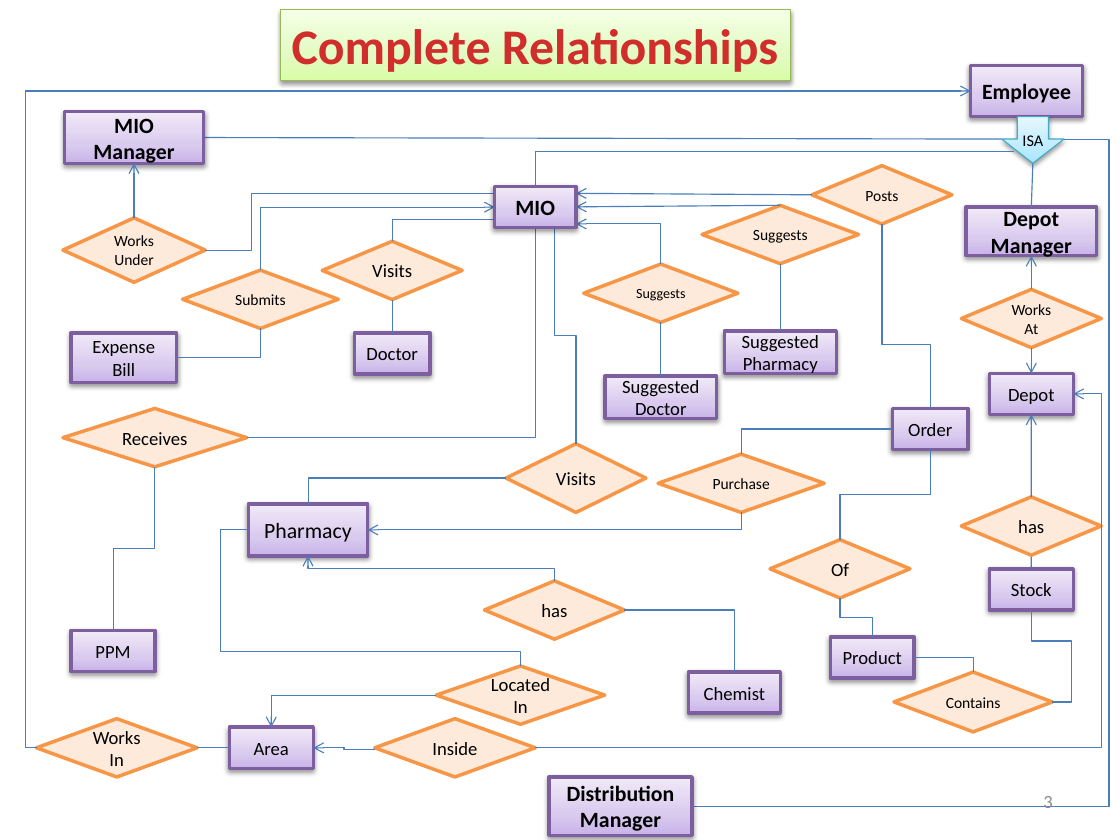
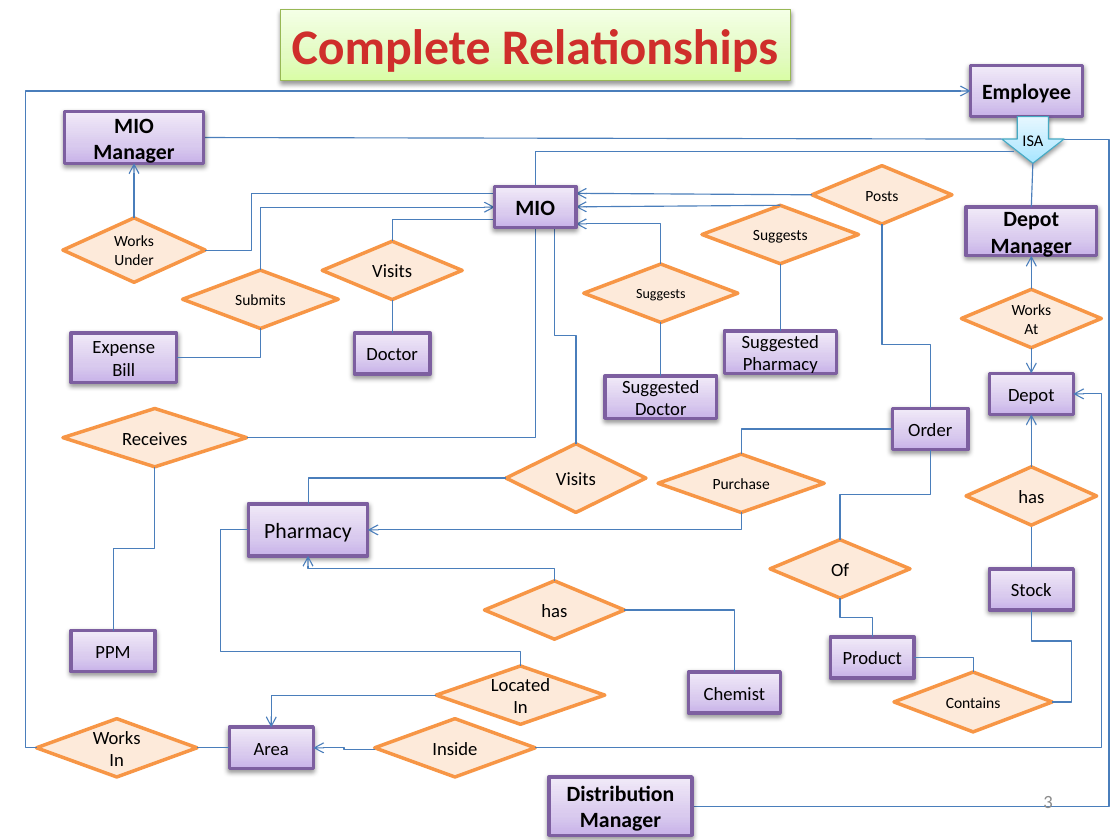
Before and after one commit to touhiDroid/PharmaSys, a slide deck: slide 3 of Structure_Files/PharmaSys_ERD.pptx. Drawn at 1120x840 pixels with LibreOffice and Linux fonts; fonts in the diff are those of the drawing. Boxes give left, top, right and bottom in pixels: in the first picture for what was removed or moved away, otherwise in the second. Text is boxed around its words. In the diff, an @@ line names an element or a change of style, - is before the commit and + after.

```diff
--- a/Structure_Files/PharmaSys_ERD.pptx
+++ b/Structure_Files/PharmaSys_ERD.pptx
@@ arrow moved from (1032, 497) - (1032, 414) to (1032, 467) - (1032, 414) @@
@@ diamond "has": place and size @@
-diamond "has" at <box>961,497,1101,556</box>
+diamond "has" at <box>965,467,1096,525</box>
@@ line moved from (1032, 556) - (1032, 569) to (1032, 525) - (1032, 569) @@
```
Also in this commit, not shown: 59 other files.
